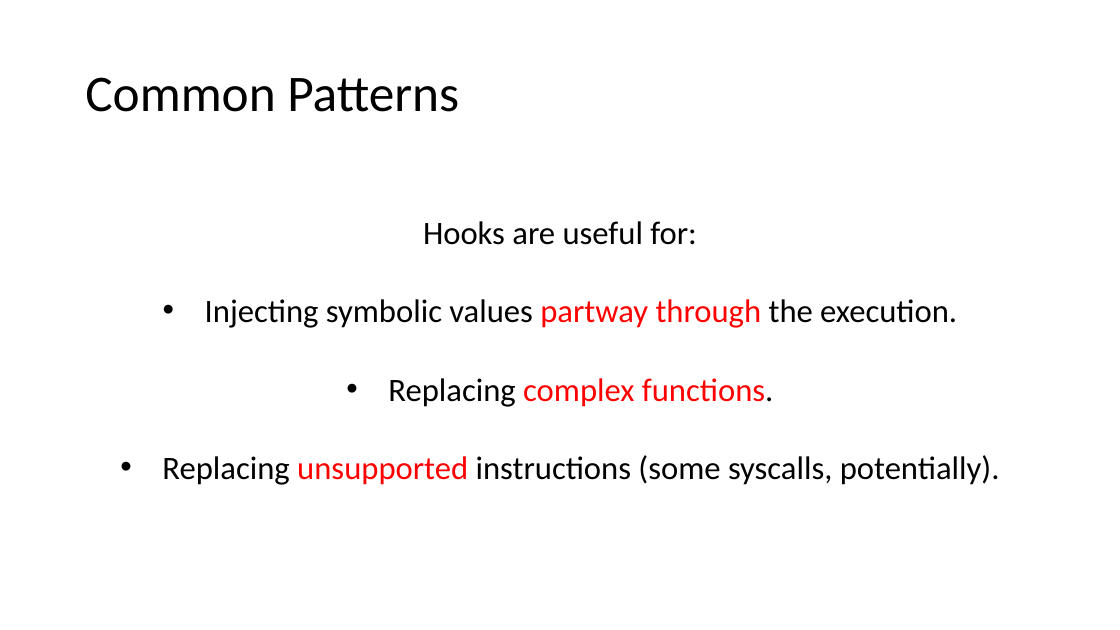
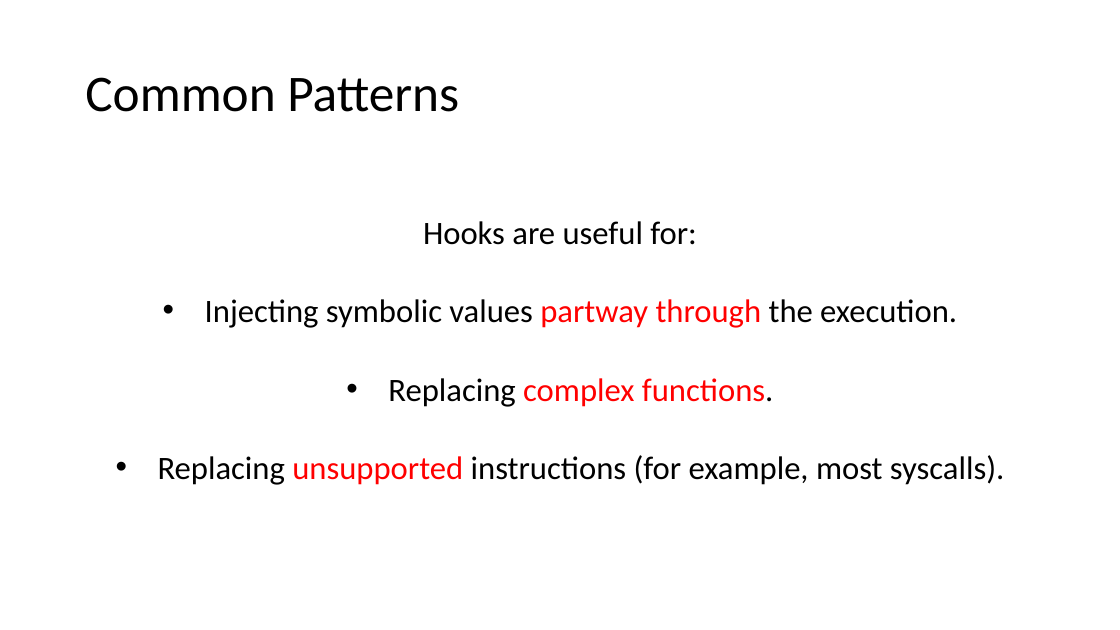
Before and after one commit to jakespringer/angr_ctf, a slide deck: slide 79 of SymbolicExecution.pptx. Drawn at 1120x630 pixels with LibreOffice and Linux fonts; fonts in the diff are those of the drawing. Boxes give left, top, right and bottom in pixels: in the first picture for what was removed or moved away, otherwise in the second. Text is boxed around its words. In the diff, an @@ line names an element or a change of style, - is before the commit and + after.

```diff
--- a/SymbolicExecution.pptx
+++ b/SymbolicExecution.pptx
@@ text at box(158, 455, 1004, 485): text changed @@
-• Replacing unsupported instructions (some syscalls, potentially).
+• Replacing unsupported instructions (for example, most syscalls).
```
Also in this commit, not shown: 12 other slides changed, 21 slides added.
